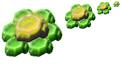
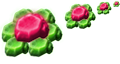
Layered file, before and after one edit (120 × 64). Changes by layer:
pixels changed over <box>9,1,119,45</box> (layer not identified)
